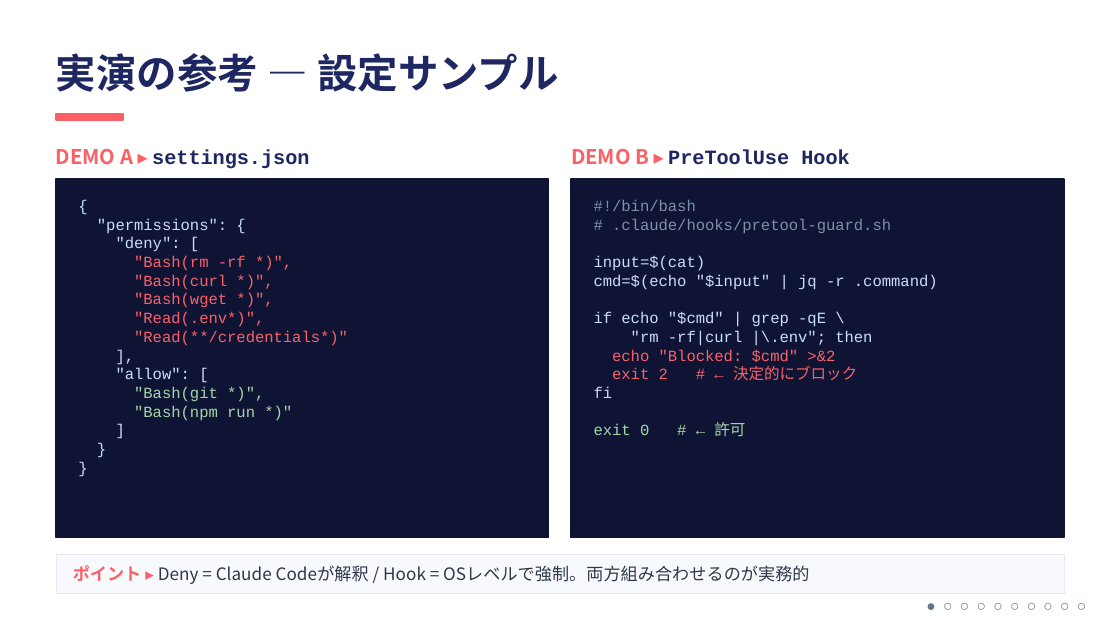
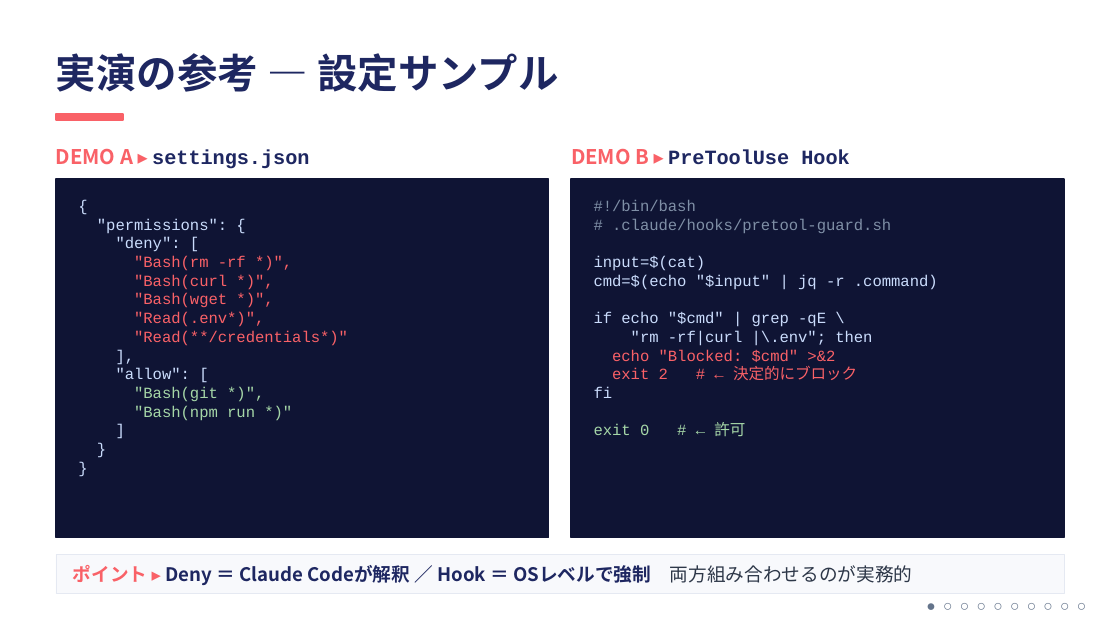
Before and after one commit to ktsuchida11/ClaudeWorkshop, a slide deck: slide 10 of session1/session1_full.pptx. Drawn at 1120x630 pixels with LibreOffice and Linux fonts; fonts in the diff are those of the drawing. Boxes give left, top, right and bottom in pixels: in the first picture for what was removed or moved away, otherwise in the second. Text is boxed around its words. In the diff, an @@ line names an element or a change of style, - is before the commit and + after.

```diff
--- a/session1/session1_full.pptx
+++ b/session1/session1_full.pptx
@@ text at [73,565,913,585]: text changed; size 11 to 12 pt; text colour #2D3748 to #1E2761; bold on @@
-ポイント ▸ Deny = Claude Codeが解釈 / Hook = OSレベルで強制。両方組み合わせるのが実務的
+ポイント ▸ Deny ＝ Claude Codeが解釈 ／ Hook ＝ OSレベルで強制 両方組み合わせるのが実務的
```
Also in this commit, not shown: 14 other slides changed.
